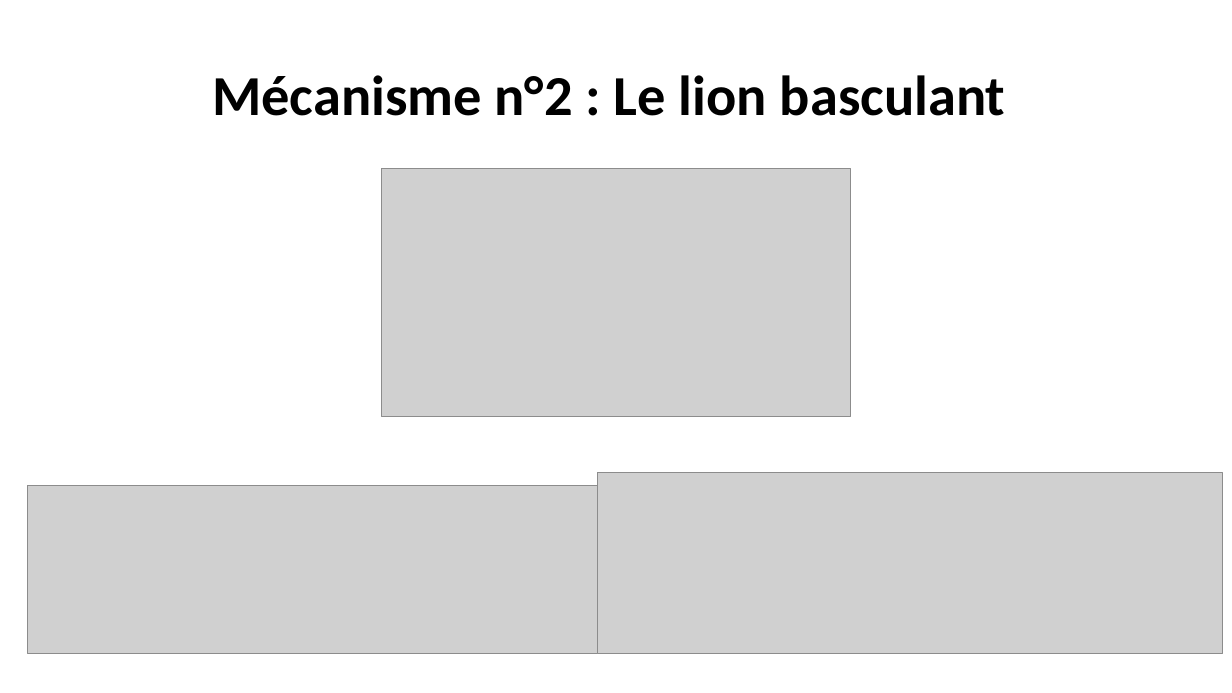
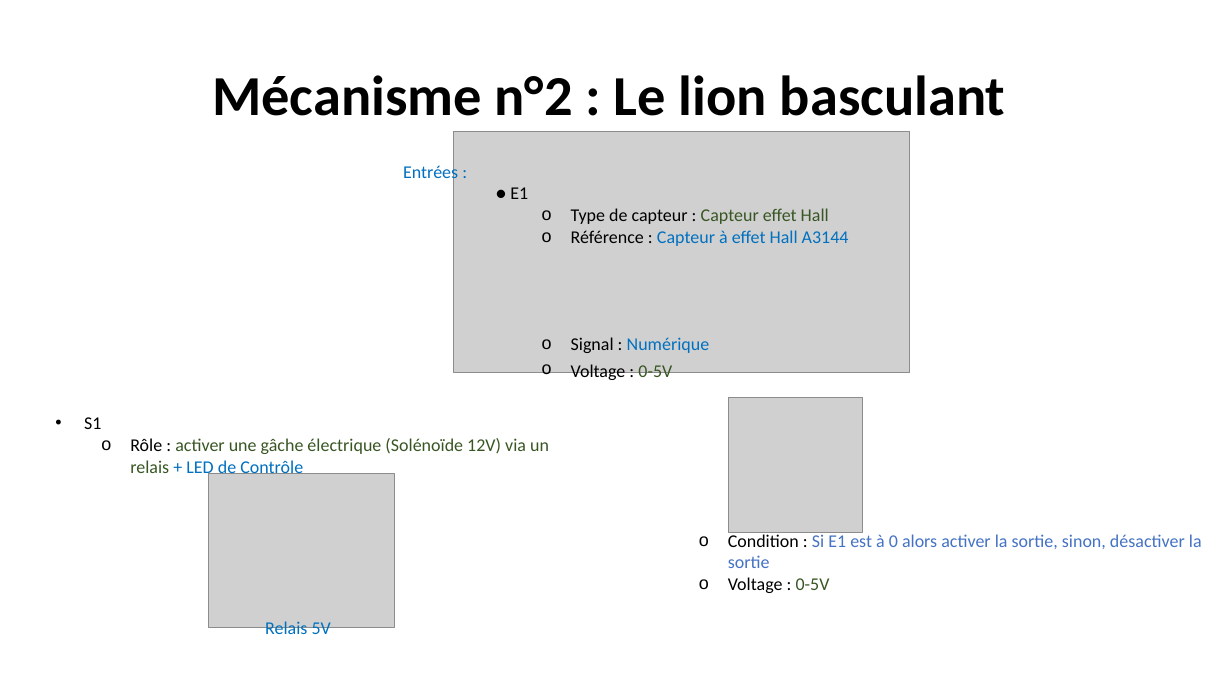
Before and after one commit to corentin-breny/Systeme_Escape_Game_13emePorte, a slide deck: slide 10 of Etudiants/Joshua/PremièreRevueDeProjet.pptx (slide 9 before the commit). Drawn at 1232x693 pixels with LibreOffice and Linux fonts; fonts in the diff are those of the drawing; grey boxes stand for pictures; background and template pictures are left out. Boxes give left, top, right and bottom in pixels: in the first picture for what was removed or moved away, otherwise in the second. Text is boxed around its words. In the diff, an @@ line names an element or a change of style, - is before the commit and + after.

```diff
--- a/Etudiants/Joshua/PremièreRevueDeProjet.pptx
+++ b/Etudiants/Joshua/PremièreRevueDeProjet.pptx
@@ picture: place and size @@
-picture at box(382, 168, 850, 417)
+picture at box(454, 131, 910, 373)
@@ text added at box(403, 163, 849, 382), 14 pt, text #000000 @@
+Entrées :
+● E1
+      o Type de capteur : Capteur effet Hall
+      o Référence : Capteur à effet Hall A3144
+      o Signal : Numérique
+      o Voltage : 0-5V
@@ text added at box(84, 417, 549, 478), 14 pt, text #385723 @@
+  • S1
+    o Rôle : activer une gâche électrique (Solénoïde 12V) via un relais + LED de Contrôle
@@ picture added at box(728, 397, 863, 532) @@
@@ picture added at box(209, 474, 395, 628) @@
@@ picture removed at box(598, 473, 1223, 654) @@
@@ picture removed at box(28, 485, 598, 653) @@
@@ text added at box(728, 532, 1202, 593), 14 pt, text #4472C4 @@
+    o Condition : Si E1 est à 0 alors activer la sortie, sinon, désactiver la sortie
+    o Voltage : 0-5V
@@ text added at box(265, 621, 331, 639), 14 pt, text #0070C0 @@
+Relais 5V
```
Also in this commit, not shown: 4 other slides changed, 1 slide added.
